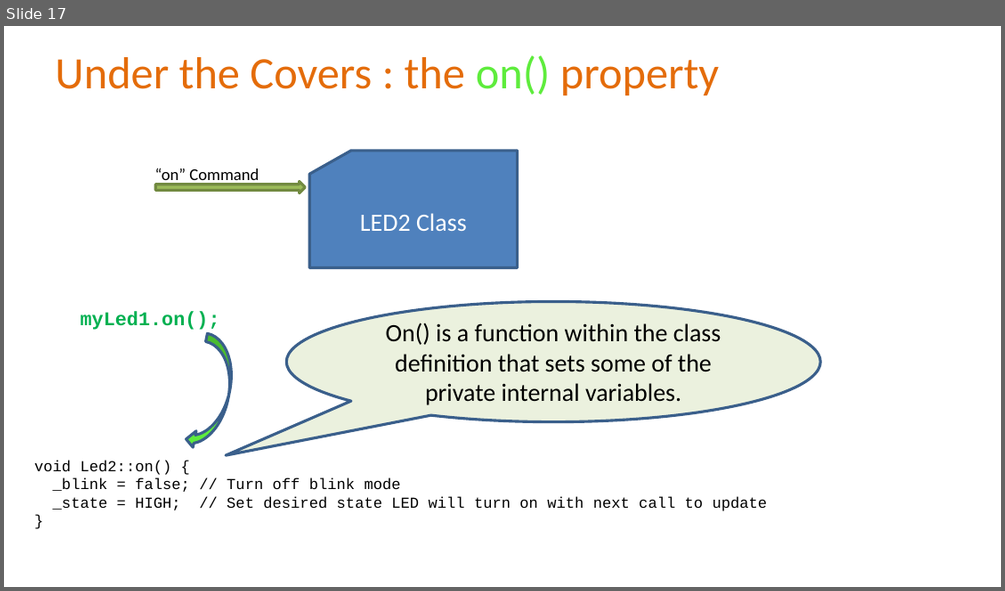
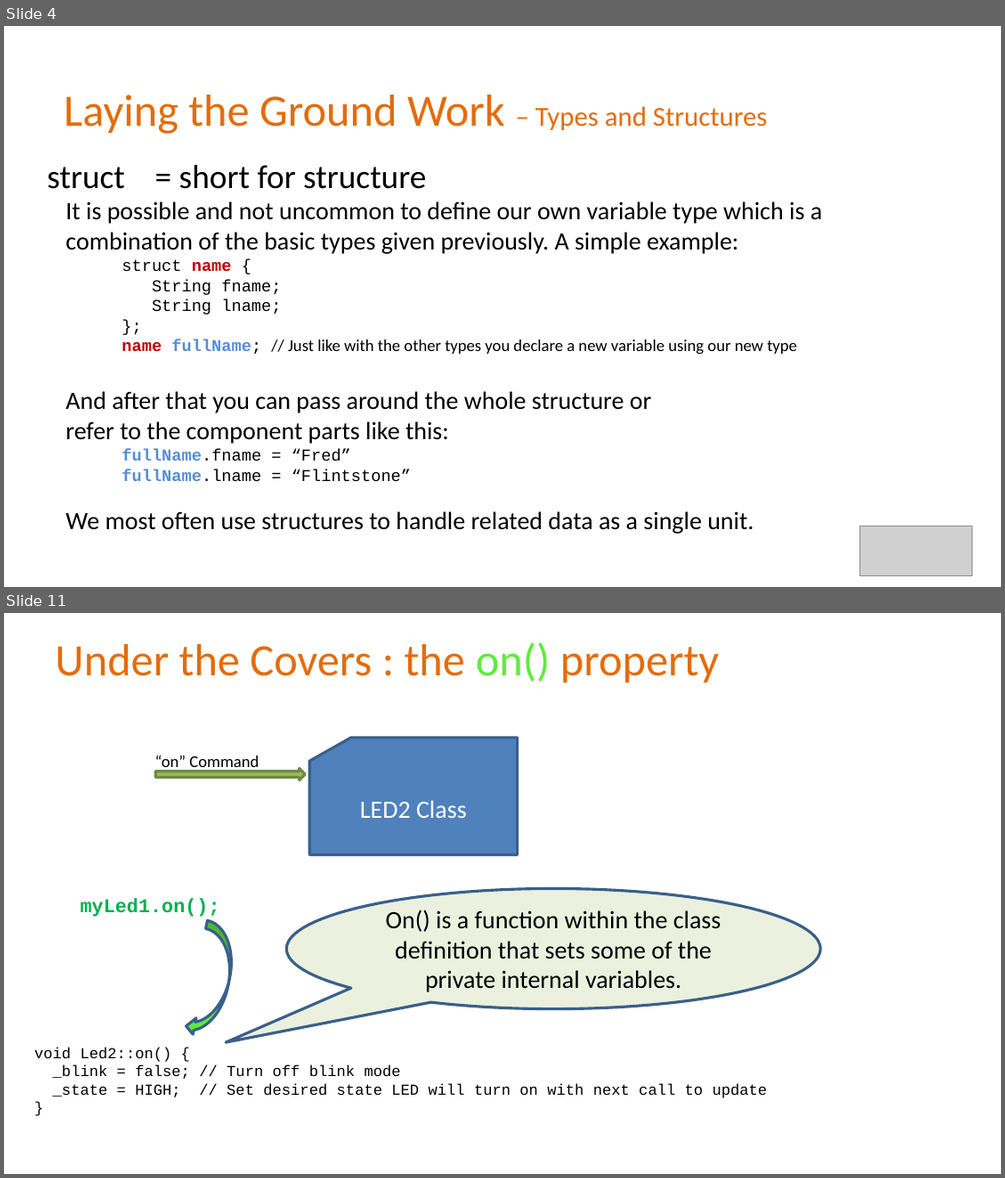
Before and after one commit to Alan-Lomax/MERG-SIG-Presentations, a slide deck: Part 4 - Introduction to Class Programming.pptx. Shown one above the other, each under a label of ours: slide 17 before the commit, slides 4 and 11 after it; the slides between them are not shown. The pictures are 1005x591 and 1005x1178 pixels, drawn with LibreOffice and Linux fonts; fonts in the diff are those of the drawing; grey boxes stand for pictures; background and template pictures are left out. Boxes give left, top, right and bottom in pixels: in the first picture for what was removed or moved away, otherwise in the second. Text is boxed around its words. In the diff, an @@ line names an element or a change of style, - is before the commit and + after.

Commit message:
Rev 1.1
Minor Revisions.
Improved style
Adding types and structures as a lead into discussion about classes

```diff
--- a/Part 4 - Introduction to Class Programming.pptx
+++ b/Part 4 - Introduction to Class Programming.pptx
@@ slide 4 added at (x1=4, y1=26, x2=1001, y2=587), background picture (left out) @@
@@ title added at (x1=64, y1=95, x2=768, y2=134), 32.4 pt, text #E46C0A @@
+Laying the Ground Work – Types and Structures
@@ text added at (x1=47, y1=165, x2=822, y2=533), 18 pt, text #000000 @@
+struct = short for structure
+  It is possible and not uncommon to define our own variable type which is a combination of the basic types given previously. A simple example:
+  struct name {
+  String fname;
+  String lname;
+  };
+  name fullName; // Just like with the other types you declare a new variable using our new type
+  And after that you can pass around the whole structure or
+  refer to the component parts like this:
+  fullName.fname = “Fred”
+  fullName.lname = “Flintstone”
+  We most often use structures to handle related data as a single unit.
@@ picture added at (x1=859, y1=525, x2=971, y2=575) @@
@@ what was slide 17 is now slide 11 @@
```
Also in this commit, not shown: 16 slides changed, 3 other slides added, 2 slides removed, 1 other file.
